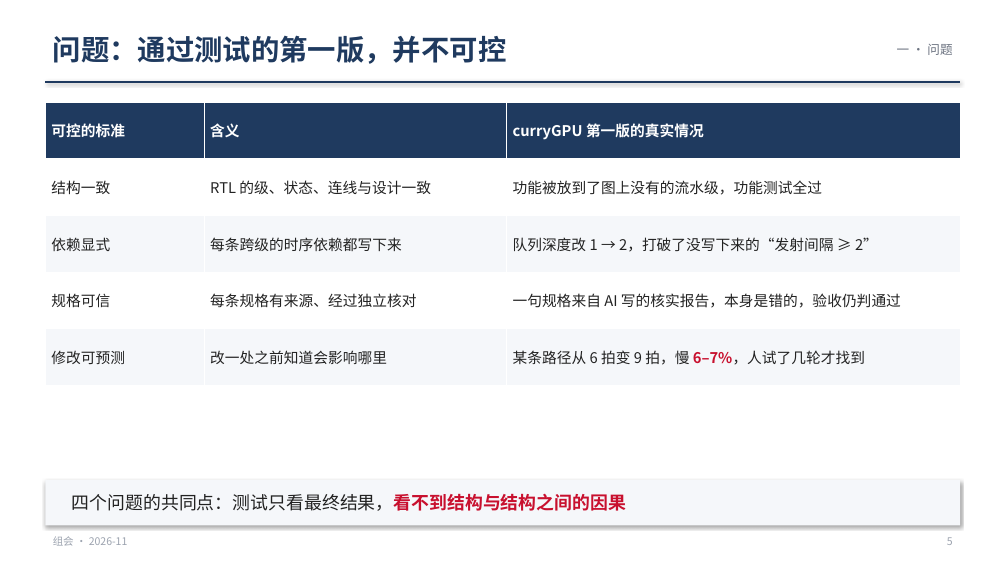
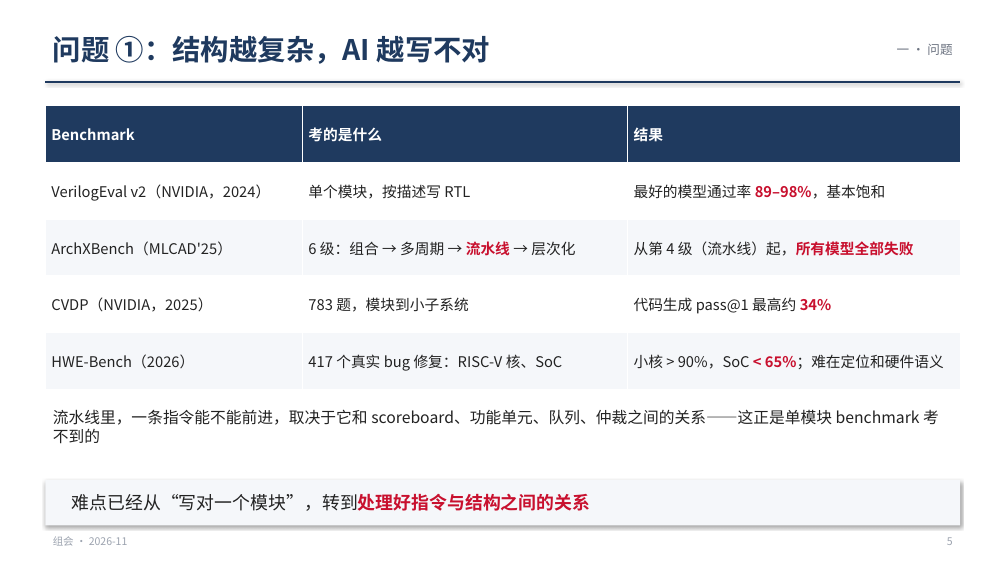
Before and after one commit to WHUDYF/PPT-generate, a slide deck: slide 5 of presentations/group_meeting_20261106/group_meeting_20261106.pptx. Drawn at 1008x567 pixels with LibreOffice and Linux fonts; fonts in the diff are those of the drawing. Boxes give left, top, right and bottom in pixels: in the first picture for what was removed or moved away, otherwise in the second. Text is boxed around its words. In the diff, an @@ line names an element or a change of style, - is before the commit and + after.

```diff
--- a/presentations/group_meeting_20261106/group_meeting_20261106.pptx
+++ b/presentations/group_meeting_20261106/group_meeting_20261106.pptx
@@ text at bbox=[53, 36, 490, 64]: text changed @@
-问题：通过测试的第一版，并不可控
+问题 ①：结构越复杂，AI 越写不对
@@ table at bbox=[45, 106, 960, 389] @@
-row 1: 可控的标准 | 含义 | curryGPU 第一版的真实情况
+row 1: Benchmark | 考的是什么 | 结果
-row 2: 结构一致 | RTL 的级、状态、连线与设计一致 | 功能被放到了图上没有的流水级，功能测试全过
+row 2: VerilogEval v2（NVIDIA，2024） | 单个模块，按描述写 RTL | 最好的模型通过率 89–98%，基本饱和
-row 3: 依赖显式 | 每条跨级的时序依赖都写下来 | 队列深度改 1 → 2，打破了没写下来的“发射间隔 ≥ 2”
+row 3: ArchXBench（MLCAD'25） | 6 级：组合 → 多周期 → 流水线 → 层次化 | 从第 4 级（流水线）起，所有模型全部失败
-row 4: 规格可信 | 每条规格有来源、经过独立核对 | 一句规格来自 AI 写的核实报告，本身是错的，验收仍判通过
+row 4: CVDP（NVIDIA，2025） | 783 题，模块到小子系统 | 代码生成 pass@1 最高约 34%
-row 5: 修改可预测 | 改一处之前知道会影响哪里 | 某条路径从 6 拍变 9 拍，慢 6–7%，人试了几轮才找到
+row 5: HWE-Bench（2026） | 417 个真实 bug 修复：RISC-V 核、SoC | 小核 > 90%，SoC < 65%；难在定位和硬件语义
@@ table: place and size @@
-table at bbox=[45, 102, 960, 386]
+table at bbox=[45, 106, 960, 389]
@@ text added at bbox=[53, 409, 939, 444], 15 pt, text #222222 @@
+流水线里，一条指令能不能前进，取决于它和 scoreboard、功能单元、队列、仲裁之间的关系——这正是单模块 benchmark 考不到的
@@ text at bbox=[72, 494, 591, 511]: text changed @@
-四个问题的共同点：测试只看最终结果，看不到结构与结构之间的因果
+难点已经从“写对一个模块”，转到处理好指令与结构之间的关系
```
Also in this commit, not shown: 3 other slides changed, 10 other files.
